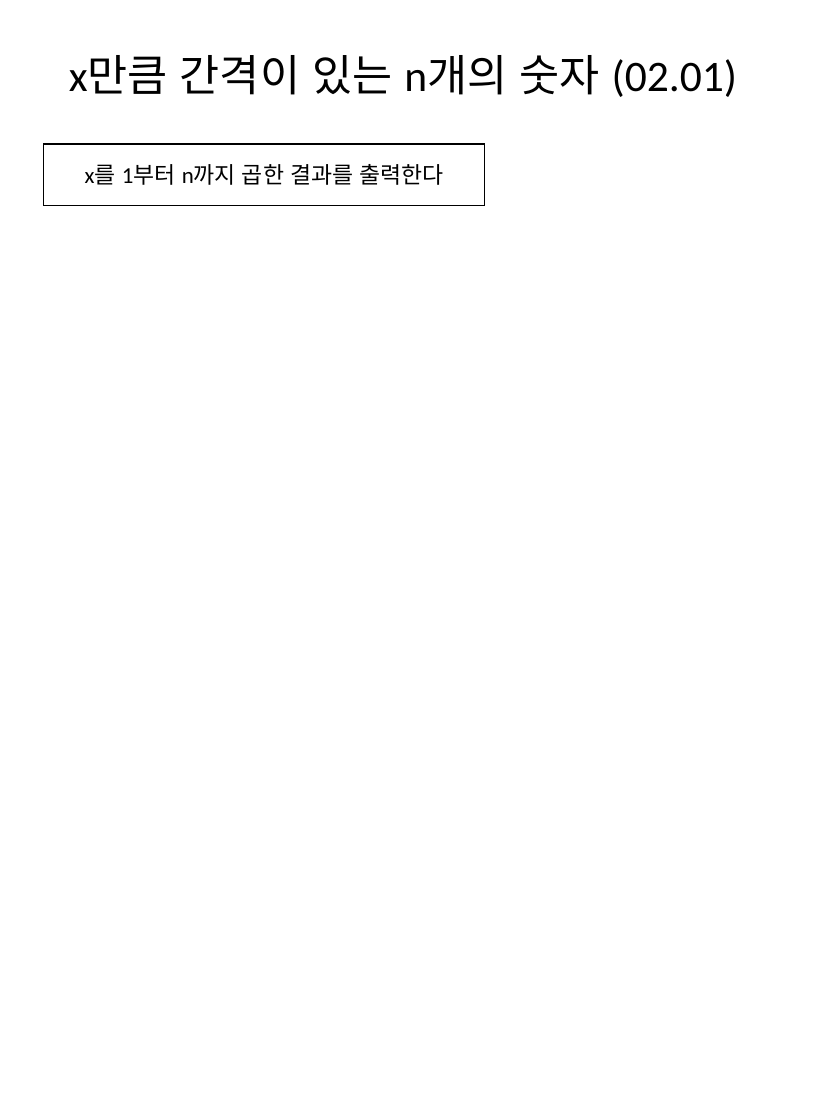
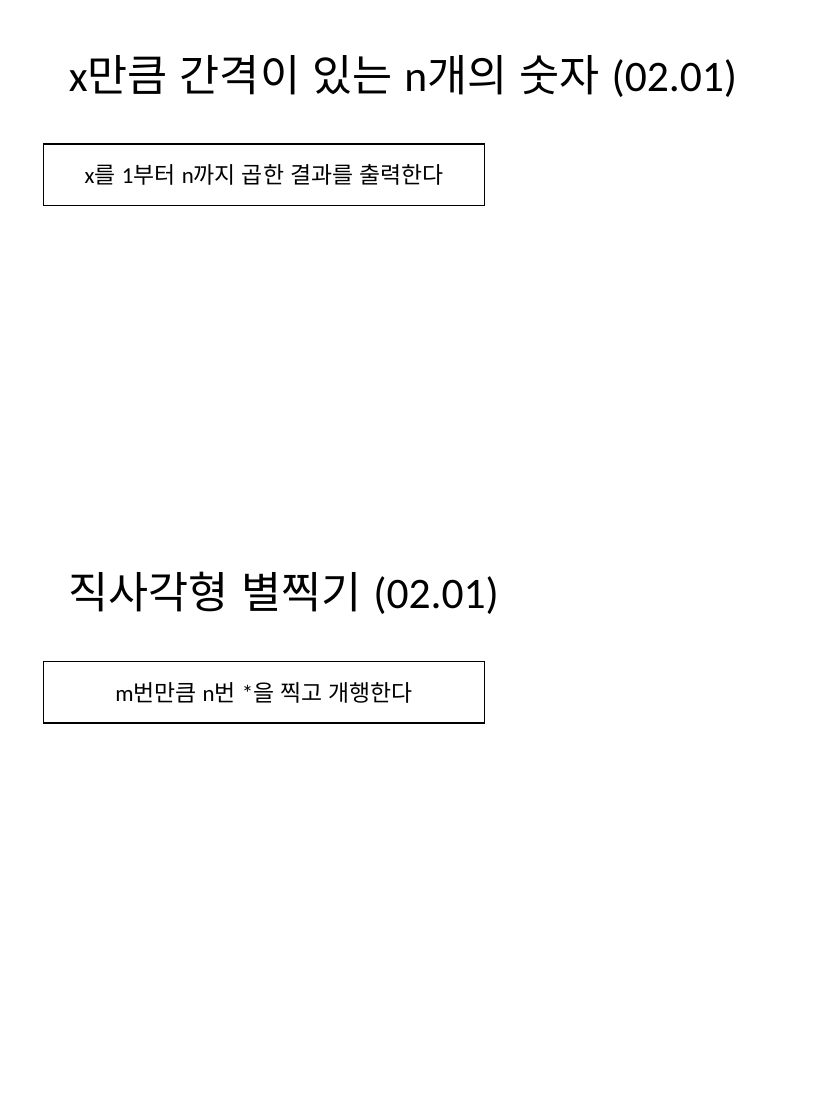
Before and after one commit to mornings9047/Algorithms_Programmers, a slide deck: slide 35 of 알고리즘_프로그래머스_Level01_순서도.pptx. Drawn at 840x1120 pixels with LibreOffice and Linux fonts; fonts in the diff are those of the drawing. Boxes give left, top, right and bottom in pixels: in the first picture for what was removed or moved away, otherwise in the second. Text is boxed around its words. In the diff, an @@ line names an element or a change of style, - is before the commit and + after.

Commit message:
직사각형 별찍기

```diff
--- a/알고리즘_프로그래머스_Level01_순서도.pptx
+++ b/알고리즘_프로그래머스_Level01_순서도.pptx
@@ text added at [69,571,499,614], 28 pt, text #000000 @@
+직사각형 별찍기 (02.01)
@@ rectangle added at [44,661,485,722], outline #000000 1 pt, 14.7 pt, text #000000 @@
+m번만큼 n번 *을 찍고 개행한다
```
Also in this commit, not shown: 2 other files.
